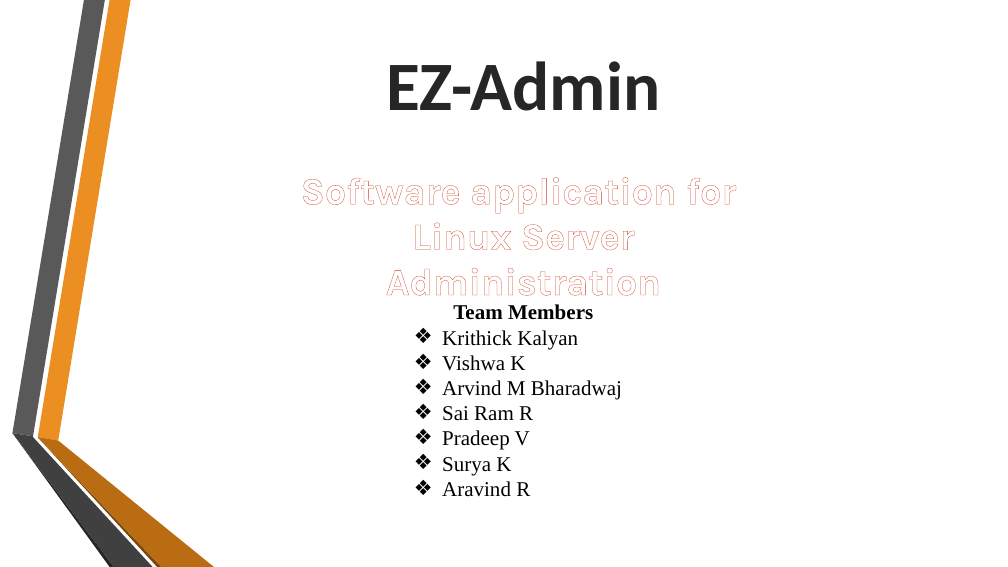
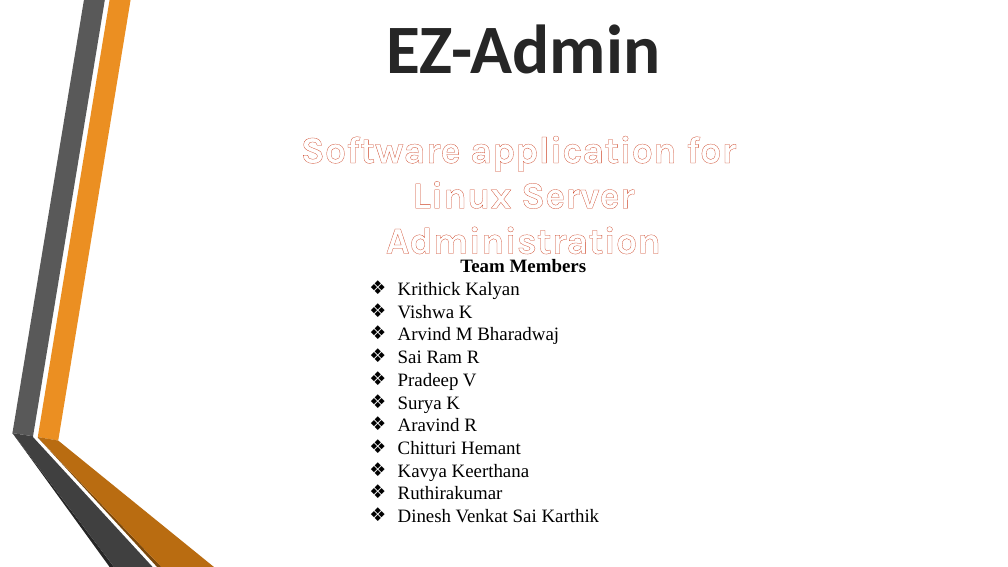
Before and after one commit to krithick14/EZ-ADMIN, a slide deck: slide 1 of Docs/Project.pptx. Drawn at 1008x567 pixels with LibreOffice and Linux fonts; fonts in the diff are those of the drawing; background and template pictures are left out. Boxes give left, top, right and bottom in pixels: in the first picture for what was removed or moved away, otherwise in the second. Text is boxed around its words. In the diff, an @@ line names an element or a change of style, - is before the commit and + after.

```diff
--- a/Docs/Project.pptx
+++ b/Docs/Project.pptx
@@ text "EZ-Admin": place and size @@
-text "EZ-Admin" at <box>386,61,660,111</box>
+text "EZ-Admin" at <box>386,24,660,74</box>
@@ text "Software application for" rewrapped from <box>301,177,736,296</box> to <box>301,136,736,263</box> @@
@@ text "Team Members": place and size @@
-text "Team Members" at <box>442,304,622,497</box>
+text "Team Members" at <box>398,259,600,523</box>
@@ text at <box>398,259,587,431</box>: size 20 to 18 pt in "Team Members", "Krithick Kalyan", "Vishwa K", "Arvind M Bharadwaj" and 4 more places @@
@@ text at <box>398,441,600,523</box>: paragraphs added @@
+❖ Chitturi Hemant
+❖ Kavya Keerthana
+❖ Ruthirakumar
+❖ Dinesh Venkat Sai Karthik
```
Also in this commit, not shown: 1 other file.
